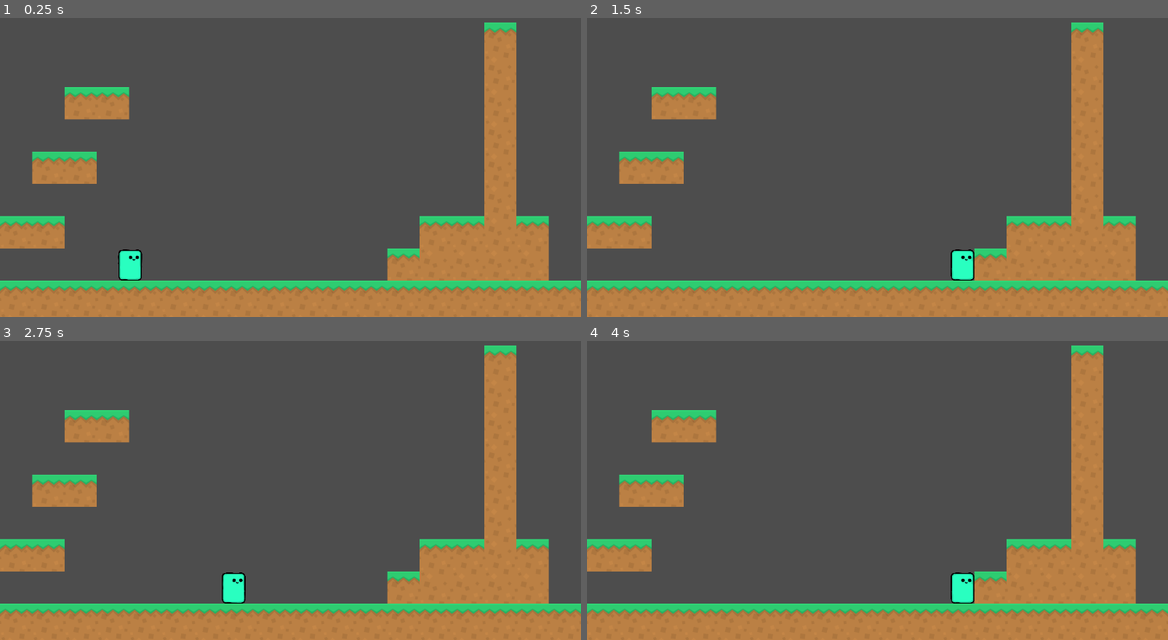
Above: before the commit, frames 1-4 (two rows, left to right).
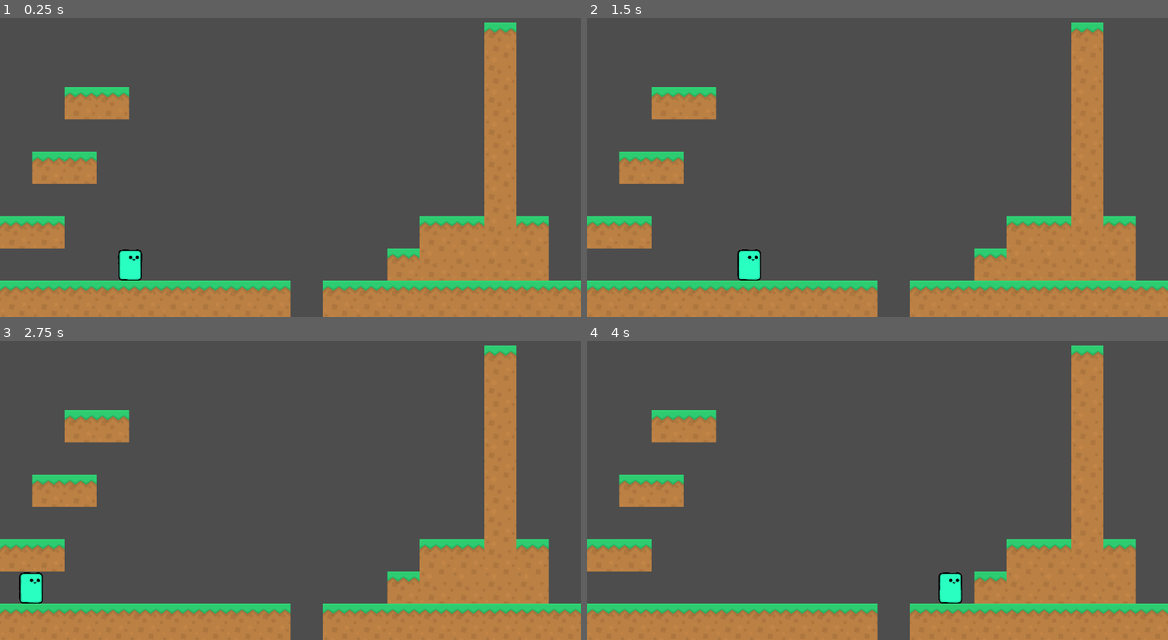
Above: after the commit, the same moments.

Repository: mikanthrop/Projektstudium_Fukurou
Game: Godot game, scene res://assets/scenes/screens/main.tscn
The game is run twice, just before and just after one commit, with the same random seed, the same clock (stepped at 60 frames per second) and the same inputs. Before the commit the project starts from res://assets/scenes/main.tscn.
Inputs:
- Up to frame 1 (0.25 s): no input
- Up to frame 2 (1.5 s): tap Enter at 0.5 s; hold Shift (dash) 0.53-1.28 s; hold Right (move_right) from 0.53 s (still down); tap Space (jump) at 0.77 s; tap D (hold) at 1.35 s
- Up to frame 3 (2.75 s): tap Space (jump) at 1.52 s; release Right (move_right) at 2.03 s; hold Left (move_left) from 2.03 s (still down); hold Shift (dash) from 2.03 s (still down)
- Up to frame 4 (4 s): release Left (move_left) at 2.78 s; release Shift (dash) at 2.78 s; hold Right (move_right) from 2.78 s (still down); tap D (hold) at 2.85 s; tap Space (jump) at 3.02, 3.77 s; hold Shift (dash) from 3.53 s (still down)

The runs differ from the first frame. In frame 1, 0.7% of the frame differs, in the area x 49-56%, y 87-100%; in frame 2, 1.5%; in frame 3, 1.5%, in the area x 3-56%, y 77-100%; in frame 4, 1.2%.

Commit message:
Style: add new directories in scenes

Diff:
--- a/assets/scenes/main.tscn
+++ b/assets/scenes/screens/main.tscn
@@ -1,12 +1,14 @@
-[gd_scene load_steps=6 format=3 uid="uid://dcmj68qtvrdqr"]
-
-[ext_resource type="Texture2D" uid="uid://34dtkv0g1can" path="res://assets/sprites/platformPack_tilesheet.png" id="1_ww6re"]
-[ext_resource type="PackedScene" uid="uid://dj1j6ywsgiml0" path="res://assets/scenes/player.tscn" id="2_fsqt4"]
+[gd_scene load_steps=8 format=3 uid="uid://dcmj68qtvrdqr"]
+
+[ext_resource type="PackedScene" uid="uid://dj1j6ywsgiml0" path="res://assets/scenes/prefabs/player.tscn" id="1_rvx31"]
+[ext_resource type="Texture2D" uid="uid://34dtkv0g1can" path="res://assets/sprites/platformPack_tilesheet.png" id="2_rruyw"]
+[ext_resource type="PackedScene" uid="uid://c5fothc6h3nlb" path="res://assets/scenes/prefabs/player_respawner.tscn" id="3_ep1mn"]
+[ext_resource type="PackedScene" uid="uid://cfvxij5pedplm" path="res://assets/scenes/prefabs/death_zone.tscn" id="4_thcun"]
 
 [sub_resource type="PhysicsMaterial" id="PhysicsMaterial_wyeo7"]
 
 [sub_resource type="TileSetAtlasSource" id="TileSetAtlasSource_ufcqu"]
-texture = ExtResource("1_ww6re")
+texture = ExtResource("2_rruyw")
 texture_region_size = Vector2i(64, 64)
 0:0/0 = 0
 0:0/0/physics_layer_0/linear_velocity = Vector2(0, 0)
@@ -315,11 +317,21 @@
 
 [node name="main" type="Node2D"]
 
+[node name="Player" parent="." instance=ExtResource("1_rvx31")]
+position = Vector2(258, 433)
+scale = Vector2(0.09, 0.09)
+
 [node name="TileMap" type="TileMap" parent="."]
 tile_set = SubResource("TileSet_8r06m")
 format = 2
-layer_0/tile_data = PackedInt32Array(589824, 1, 0, 589825, 1 …(71 unchanged characters)…  0, 589831, 1, 0, 589832, 1, 0, 589833, 1, 0, 589834, 1, 0, 589835, 1, 0, 589836, 1, 0, 589837, 1, 0, 589838, 1, 0, 589839, 1, 0, 589840, 1, 0, 589841, 1, 0, 655359, 1, 0, 589842, 1, 0, 720895, 196609, 0, 655360, 196609, 0, 655361, 196609, 0, 655362, 196609, 0, 655363, 196609, 0, 655364, 196609, 0, 655365, 196609, 0, 655366, 196609, 0, 655367, 196609, 0, 655368, 196609, 0, 655369, 196609, 0, 655370, 196609, 0, 655371, 196609, 0,  …(748 unchanged characters)…
-
-[node name="Player" parent="." instance=ExtResource("2_fsqt4")]
-position = Vector2(258, 433)
-scale = Vector2(0.09, 0.09)
+layer_0/tile_data = PackedInt32Array(589824, 1, 0, 589825, 1 …(71 unchanged characters)…  0, 589831, 1, 0, 589832, 1, 0, 589833, 851969, 3, 589834, 1, 0, 589835, 1, 0, 589836, 1, 0, 589837, 1, 0, 589838, 1, 0, 589839, 1, 0, 589840, 1, 0, 589841, 1, 0, 655359, 1, 0, 589842, 1, 0, 720895, 196609, 0, 655360, 196609, 0, 655361, 196609, 0, 655362, 196609, 0, 655363, 196609, 0, 655364, 196609, 0, 655365, 196609, 0, 655366, 196609, 0, 655367, 196609, 0, 655368, 196609, 0, 655369, 851969, 3, 655370, 196609, 0, 655371, 196609, 0,  …(748 unchanged characters)…
+
+[node name="PlayerRespawner" parent="." instance=ExtResource("3_ep1mn")]
+position = Vector2(175, 461)
+
+[node name="DeathZone" parent="." instance=ExtResource("4_thcun")]
+position = Vector2(609, 779)
+scale = Vector2(5, 5)
+
+[connection signal="body_entered" from="DeathZone" to="PlayerRespawner" method="_on_death_zone_body_entered"]
+[connection signal="body_exited" from="DeathZone" to="PlayerRespawner" method="_on_death_zone_body_exited"]
--- a/project.godot
+++ b/project.godot
@@ -11,7 +11,7 @@
 [application]
 
 config/name="Fukurou"
-run/main_scene="res://assets/scenes/main.tscn"
+run/main_scene="res://assets/scenes/screens/main.tscn"
 config/features=PackedStringArray("4.2", "Forward Plus")
 config/icon="res://icon.svg"
 
Renamed: assets/scenes/player.tscn -> assets/scenes/prefabs/player.tscn
